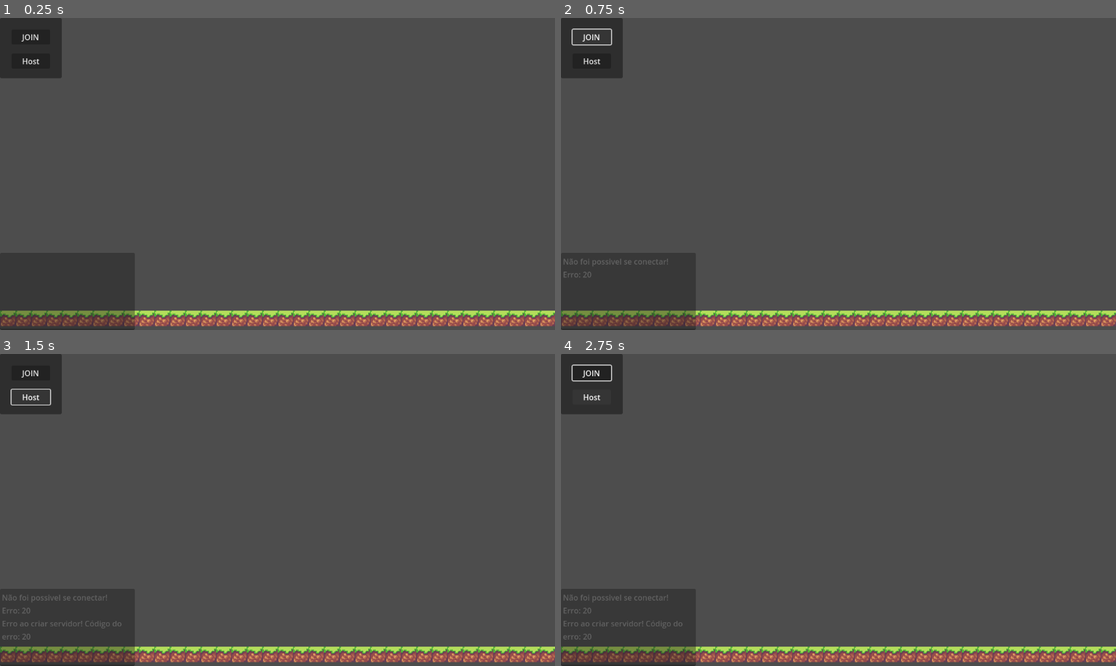
Above: before the commit, frames 1-4 (two rows, left to right).
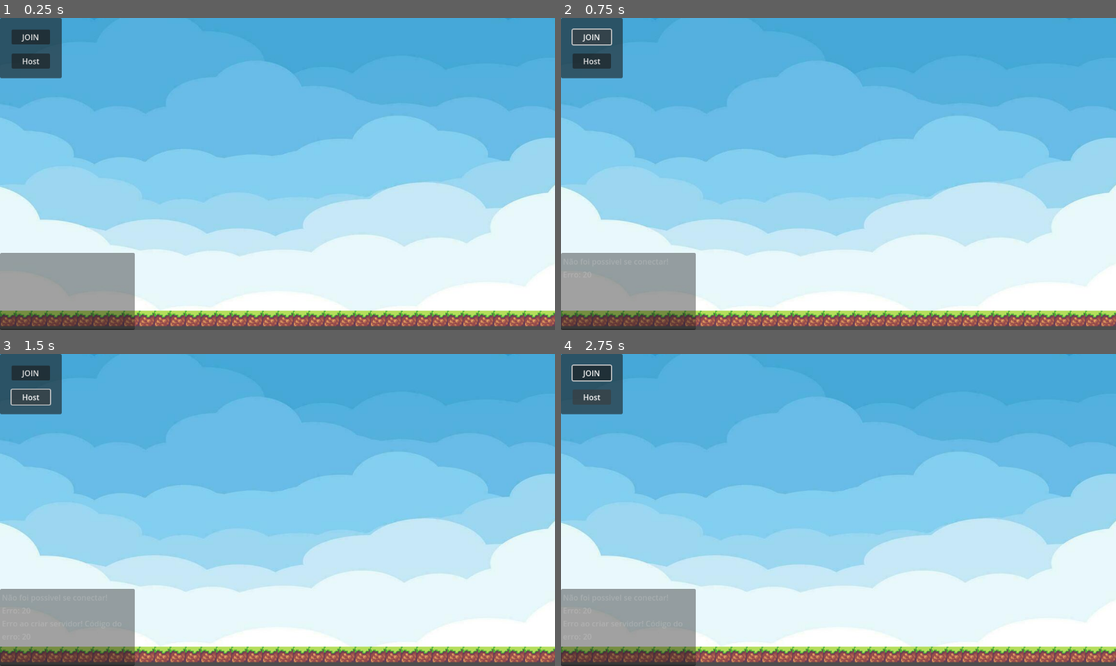
Above: after the commit, the same moments.

Repository: TarikPonciano/platformer-multiplayer
Game: Godot game, scene res://game_2.tscn
The game is run twice, just before and just after one commit, with the same random seed, the same clock (stepped at 60 frames per second) and the same inputs.
Inputs:
- Up to frame 1 (0.25 s): no input
- Up to frame 2 (0.75 s): click "JOIN" at 0.5 s
- Up to frame 3 (1.5 s): click "Host" at 1.25 s
- Up to frame 4 (2.75 s): hold Right (ui_right) from 2.03 s (still down); tap Up (ui_up) at 2.27 s

The runs differ from the first frame. In frame 1, 93% of the frame differs, in the area x 0-100%, y 0-94%; in frame 2, 93%; in frame 3, 93%; in frame 4, 93%.

Commit message:
Animacoes

Diff:
--- a/game.tscn
+++ b/game.tscn
@@ -12,7 +12,7 @@
 jogador_scene = ExtResource("2_gsnr7")
 
 [node name="Floor" type="TextureRect" parent="."]
-offset_left = -1312.0
+offset_left = -1280.0
 offset_top = -776.0
 offset_right = 1326.0
 offset_bottom = 789.0
--- a/game_2.gd
+++ b/game_2.gd
@@ -81,7 +81,7 @@
 const ADDRESS = "127.0.0.1"
 const PORT =  3333
 @onready var log = $Control/Log
-#@onready var ui = $MultiplayerUI
+@onready var ui = $UIMultiplayer
 @export var jogador_scene : PackedScene
 
 #Exibir mensagem quando o servidor for criado e exibir mensagens sempre que
@@ -96,7 +96,7 @@
 	if resultado == OK:
 		multiplayer.multiplayer_peer = peer
 		log.text += "Conectado ao servidor! \n"
-		#ui.visible = false
+		ui.visible = false
 	else:
 		log.text += "Não foi possivel se conectar! Erro: "+str(resultado)+"\n"
 
@@ -108,7 +108,7 @@
 		multiplayer.multiplayer_peer = peer
 		multiplayer.peer_connected.connect(player_conectado)
 		log.text += "Servidor criado na porta "+str(PORT)+"!\n"
-		#ui.visible = false
+		ui.visible = false
 		#criar personagem
 		adicionar_jogador(multiplayer.get_unique_id())
 
--- a/game_2.tscn
+++ b/game_2.tscn
@@ -1,8 +1,9 @@
-[gd_scene load_steps=7 format=4 uid="uid://bbksgw78drk8c"]
+[gd_scene load_steps=8 format=4 uid="uid://bbksgw78drk8c"]
 
 [ext_resource type="Script" path="res://game_2.gd" id="1_hy7k0"]
 [ext_resource type="Texture2D" uid="uid://ch8vq67pow2wo" path="res://tileset.png" id="2_g0ald"]
 [ext_resource type="PackedScene" uid="uid://lhxks5jrtopw" path="res://player_sunny.tscn" id="2_qmlfg"]
+[ext_resource type="Texture2D" uid="uid://bqmwyiw66w6o0" path="res://sky.png" id="3_y7mcy"]
 
 [sub_resource type="SystemFont" id="SystemFont_p16gf"]
 font_weight = 900
@@ -152,6 +153,14 @@
 script = ExtResource("1_hy7k0")
 jogador_scene = ExtResource("2_qmlfg")
 
+[node name="Sky" type="TextureRect" parent="."]
+offset_left = -293.0
+offset_top = -340.0
+offset_right = 1449.0
+offset_bottom = 640.0
+texture = ExtResource("3_y7mcy")
+stretch_mode = 1
+
 [node name="UIMultiplayer" type="Control" parent="."]
 layout_mode = 3
 anchors_preset = 0
@@ -194,7 +203,7 @@
 text = "Host"
 
 [node name="MultiplayerSpawner" type="MultiplayerSpawner" parent="."]
-_spawnable_scenes = PackedStringArray("res://player.tscn")
+_spawnable_scenes = PackedStringArray("res://player_sunny.tscn")
 spawn_path = NodePath("..")
 
 [node name="Control" type="Control" parent="."]
@@ -216,7 +225,7 @@
 
 [node name="Terreno" type="TileMapLayer" parent="."]
 scale = Vector2(2, 2)
-tile_map_data = PackedByteArray("AAD+/xMAAAABAAEAAAD//xMAAAA …(671 unchanged characters)… ABAAEAAAAqABMAAAABAAEAAAD9/xMAAAABAAEAAAA=")
+tile_map_data = PackedByteArray("AAD+/xMAAAABAAEAAAD//xMAAAA …(671 unchanged characters)… ABAAEAAAAqABMAAAABAAEAAAD9/xMAAAABAAEAAAD8/xMAAAADAAEAAAD7/xMAAAADAAEAAAD6/xMAAAADAAEAAAD5/xMAAAADAAEAAAD4/xMAAAADAAEAAAD3/xMAAAADAAEAAAArABMAAAADAAEAAAAsABMAAAADAAEAAAA=")
 tile_set = SubResource("TileSet_ew62p")
 
 [connection signal="pressed" from="UIMultiplayer/Panel/BotaoJoin" to="." method="_on_botao_join_pressed"]
--- a/player.gd
+++ b/player.gd
@@ -26,6 +26,11 @@
 	if is_multiplayer_authority(): #Verifica se autoridade
 		var camera = Camera2D.new()
 		add_child(camera)
+		camera.limit_left = -1280
+		camera.limit_top = -768
+		camera.limit_right = 1280
+		camera.limit_bottom = 768
+		camera.zoom = Vector2(1, 1)
 
 func _physics_process(delta: float) -> void:
 	if (is_multiplayer_authority()):
--- a/player_sunny.gd
+++ b/player_sunny.gd
@@ -1,25 +1,52 @@
 extends CharacterBody2D
-
 
 const SPEED = 300.0
 const JUMP_VELOCITY = -400.0
 
+func _enter_tree() -> void:
+	set_multiplayer_authority(name.to_int())
+	# Usando get_tree().multiplayer.local_peer.id para acessar o peer_id corretamente
+	#set_multiplayer_authority(get_tree().multiplayer.local_peer.id)
+
+	if is_multiplayer_authority(): # Verifica se é autoridade
+		var camera = Camera2D.new()
+		add_child(camera)
+		camera.limit_left = 0
+		camera.limit_top = 0
+		camera.limit_right = 1152
+		camera.limit_bottom = 648
+		camera.zoom = Vector2(1.5, 1.5)
 
 func _physics_process(delta: float) -> void:
-	# Add the gravity.
-	if not is_on_floor():
-		velocity += get_gravity() * delta
+	if is_multiplayer_authority():  # Garantir que o código de movimento seja feito apenas pela autoridade
+		# Adiciona a gravidade
+		if not is_on_floor():
+			velocity += get_gravity() * delta
 
-	# Handle jump.
-	if Input.is_action_just_pressed("ui_accept") and is_on_floor():
-		velocity.y = JUMP_VELOCITY
+		# Verifica o pulo
+		if Input.is_action_just_pressed("ui_accept") and is_on_floor():
+			velocity.y = JUMP_VELOCITY
 
-	# Get the input direction and handle the movement/deceleration.
-	# As good practice, you should replace UI actions with custom gameplay actions.
-	var direction := Input.get_axis("ui_left", "ui_right")
-	if direction:
-		velocity.x = direction * SPEED
+		# Captura a direção do movimento
+		var direction := Input.get_axis("ui_left", "ui_right")
+		if direction:
+			velocity.x = direction * SPEED
+		else:
+			velocity.x = move_toward(velocity.x, 0, SPEED)
+
+		# Atualiza as animações
+		_update_animation()
+
+		# Movimenta o personagem
+		move_and_slide()
+
+func _update_animation() -> void:
+	if velocity.y < 0:
+		$AnimatedSprite2D.play("jump")
+	elif velocity.y > 0:
+		$AnimatedSprite2D.play("fall")
+	elif velocity.x != 0:
+		$AnimatedSprite2D.play("run")
+		$AnimatedSprite2D.flip_h = velocity.x < 0  # Inverte o sprite com base na direção
 	else:
-		velocity.x = move_toward(velocity.x, 0, SPEED)
-
-	move_and_slide()
+		$AnimatedSprite2D.play("idle")
--- a/player_sunny.tscn
+++ b/player_sunny.tscn
@@ -1,13 +1,18 @@
-[gd_scene load_steps=18 format=3 uid="uid://lhxks5jrtopw"]
+[gd_scene load_steps=21 format=3 uid="uid://lhxks5jrtopw"]
 
 [ext_resource type="Script" path="res://player_sunny.gd" id="1_jsurq"]
 [ext_resource type="Texture2D" uid="uid://cb71p6d3sk2xd" path="res://sunny-bunny-idle.png" id="2_54ouy"]
+[ext_resource type="Texture2D" uid="uid://bjgmjncufkjso" path="res://sunny-bunny-jump.png" id="2_lg1es"]
 [ext_resource type="Texture2D" uid="uid://b5235sv2nsjvh" path="res://_0001_Layer-2.png" id="3_5v06c"]
 [ext_resource type="Texture2D" uid="uid://dutxhxib6aw1t" path="res://sunny-bunny-run.png" id="4_e3a3f"]
 
 [sub_resource type="CapsuleShape2D" id="CapsuleShape2D_hi8yx"]
 radius = 17.0
 height = 88.0
+
+[sub_resource type="AtlasTexture" id="AtlasTexture_x24nh"]
+atlas = ExtResource("2_lg1es")
+region = Rect2(255, 0, 85, 57)
 
 [sub_resource type="AtlasTexture" id="AtlasTexture_4bl0h"]
 atlas = ExtResource("2_54ouy")
@@ -57,6 +62,14 @@
 animations = [{
 "frames": [{
 "duration": 1.0,
+"texture": SubResource("AtlasTexture_x24nh")
+}],
+"loop": true,
+"name": &"fall",
+"speed": 5.0
+}, {
+"frames": [{
+"duration": 1.0,
 "texture": SubResource("AtlasTexture_4bl0h")
 }, {
 "duration": 1.0,
@@ -104,6 +117,17 @@
 "speed": 5.0
 }]
 
+[sub_resource type="SceneReplicationConfig" id="SceneReplicationConfig_0fsfw"]
+properties/0/path = NodePath(".:position")
+properties/0/spawn = true
+properties/0/replication_mode = 1
+properties/1/path = NodePath("AnimatedSprite2D:animation")
+properties/1/spawn = true
+properties/1/replication_mode = 1
+properties/2/path = NodePath("AnimatedSprite2D:flip_h")
+properties/2/spawn = true
+properties/2/replication_mode = 1
+
 [node name="player_sunny" type="CharacterBody2D"]
 script = ExtResource("1_jsurq")
 
@@ -112,6 +136,10 @@
 
 [node name="AnimatedSprite2D" type="AnimatedSprite2D" parent="."]
 scale = Vector2(2, 2)
+skew = 0.0174533
 sprite_frames = SubResource("SpriteFrames_wpxq3")
-animation = &"idle"
+animation = &"fall"
 autoplay = "idle"
+
+[node name="MultiplayerSynchronizer" type="MultiplayerSynchronizer" parent="."]
+replication_config = SubResource("SceneReplicationConfig_0fsfw")
Binary file added: sky.png
Not shown, added: sky.png.import
Binary file added: sprites/top-down-game-3-animations-example.png
Not shown, added: sprites/top-down-game-3-animations-example.png.import
